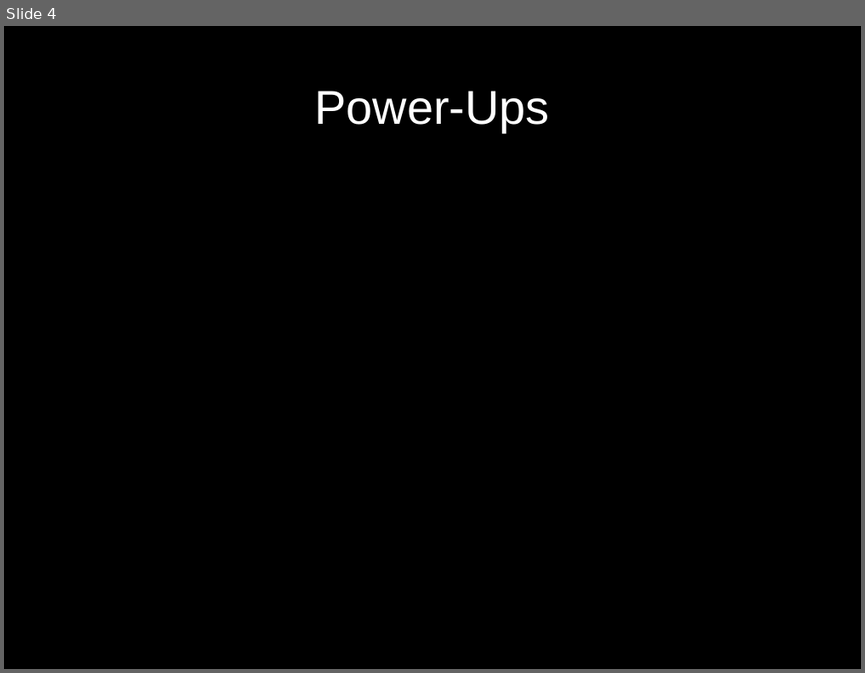
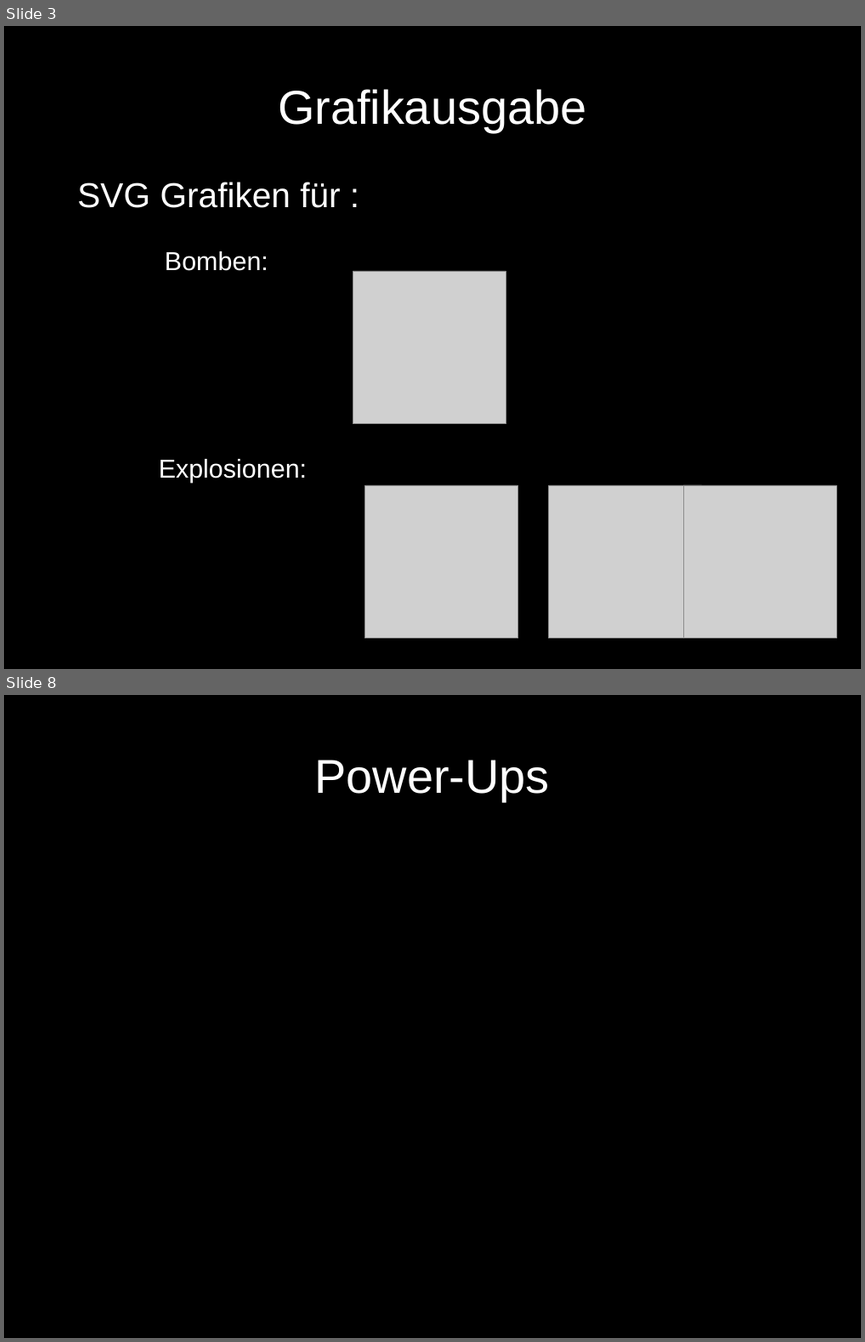
Before and after one commit to benediktibk/bomberman, a slide deck: documents/presentation/presentation.odp. Shown one above the other, each under a label of ours: slide 4 before the commit, slides 3 and 8 after it; the slides between them are not shown. The pictures are 865x673 and 865x1342 pixels, drawn with LibreOffice and Linux fonts; fonts in the diff are those of the drawing; grey boxes stand for pictures. Boxes give left, top, right and bottom in pixels: in the first picture for what was removed or moved away, otherwise in the second. Text is boxed around its words. In the diff, an @@ line names an element or a change of style, - is before the commit and + after.

```diff
--- a/documents/presentation/presentation.odp
+++ b/documents/presentation/presentation.odp
@@ slide 3 added at (4,26,861,669), background #000000 @@
@@ title added at (278,89,586,132), 44 pt, text #FFFFFF @@
+Grafikausgabe
@@ text added at (77,182,340,208), 32 pt, text #FFFFFF @@
+SVG Grafiken für :
@@ text added at (165,251,268,271), 24 pt, text #FFFFFF @@
+Bomben:
@@ picture added at (353,271,506,424) @@
@@ text added at (159,459,307,482), 24 pt, text #FFFFFF @@
+Explosionen:
@@ picture added at (365,486,519,639) @@
@@ picture added at (549,486,702,639) @@
@@ picture added at (683,486,837,639) @@
@@ what was slide 4 is now slide 8 @@
```
Also in this commit, not shown: 1 slide changed, 7 other slides added, 2 slides removed.
